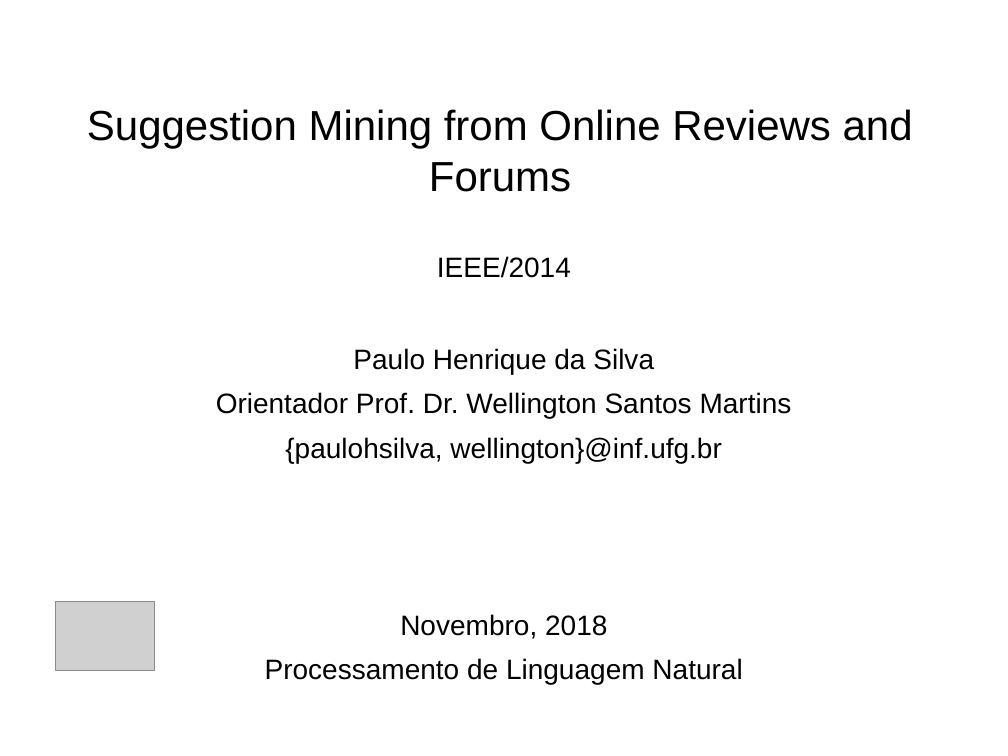
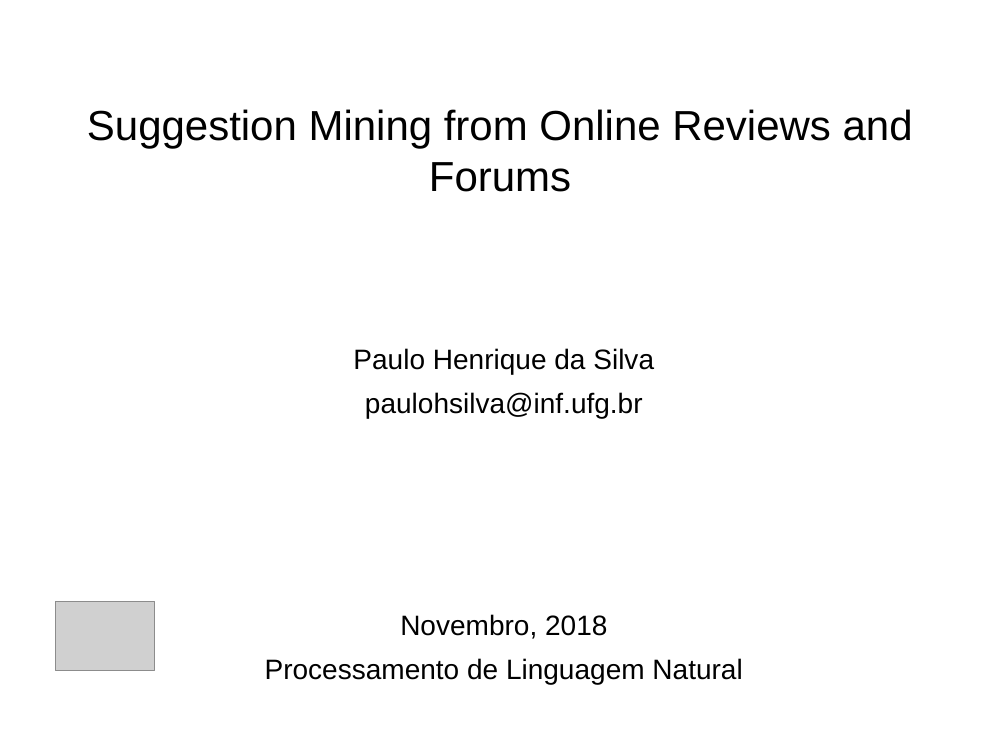
Before and after one commit to paulohq/apresentacao-NLP, a slide deck: slide 25 of apresentacao-mineracao-de-sugestoes.ppt. Drawn at 1008x756 pixels with LibreOffice and Linux fonts; fonts in the diff are those of the drawing; grey boxes stand for pictures; background and template pictures are left out. Boxes give left, top, right and bottom in pixels: in the first picture for what was removed or moved away, otherwise in the second. Text is boxed around its words. In the diff, an @@ line names an element or a change of style, - is before the commit and + after.

```diff
--- a/apresentacao-mineracao-de-sugestoes.ppt
+++ b/apresentacao-mineracao-de-sugestoes.ppt
@@ text removed at bbox=[437, 256, 571, 278] @@
-IEEE/2014
@@ subtitle at bbox=[365, 392, 643, 419]: text changed @@
-Orientador Prof. Dr. Wellington Santos Martins
-{paulohsilva, wellington}@inf.ufg.br
+paulohsilva@inf.ufg.br
```
Also in this commit, not shown: 20 other slides changed, 4 slides added, 4 slides removed, 3 other files.
